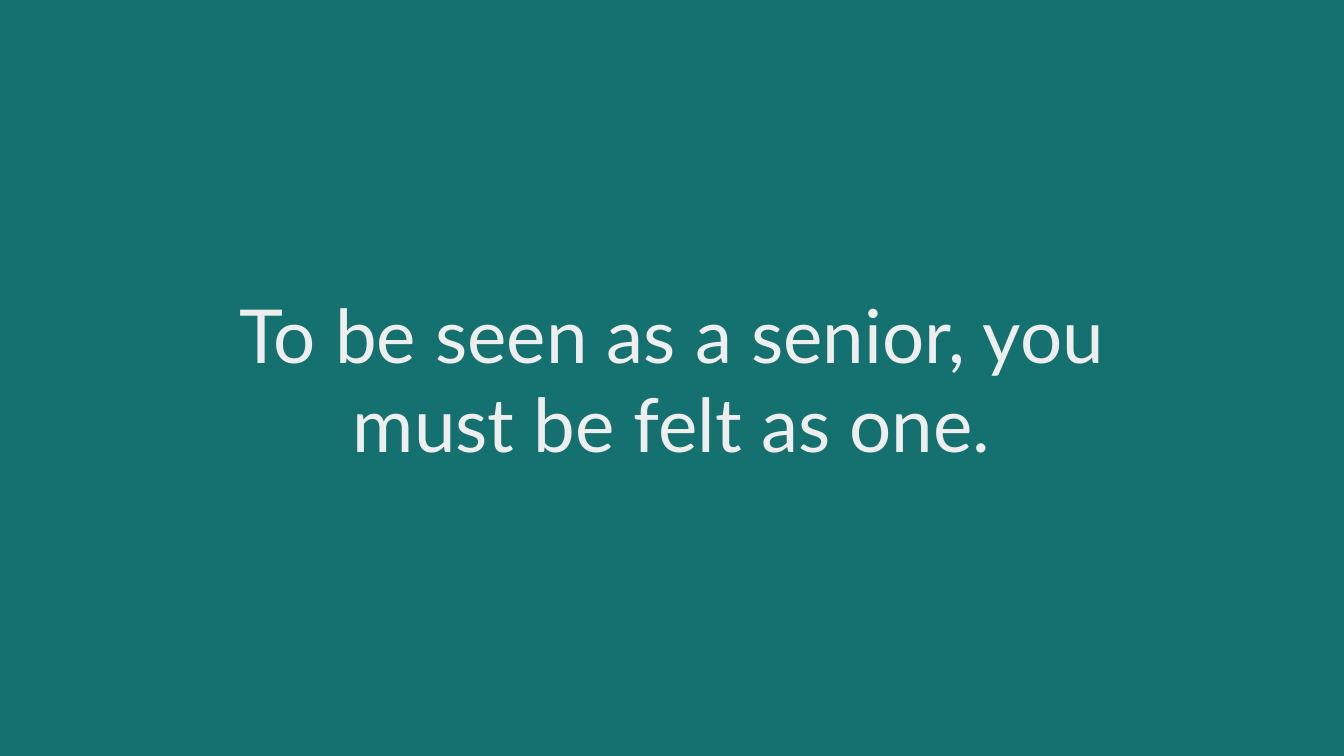
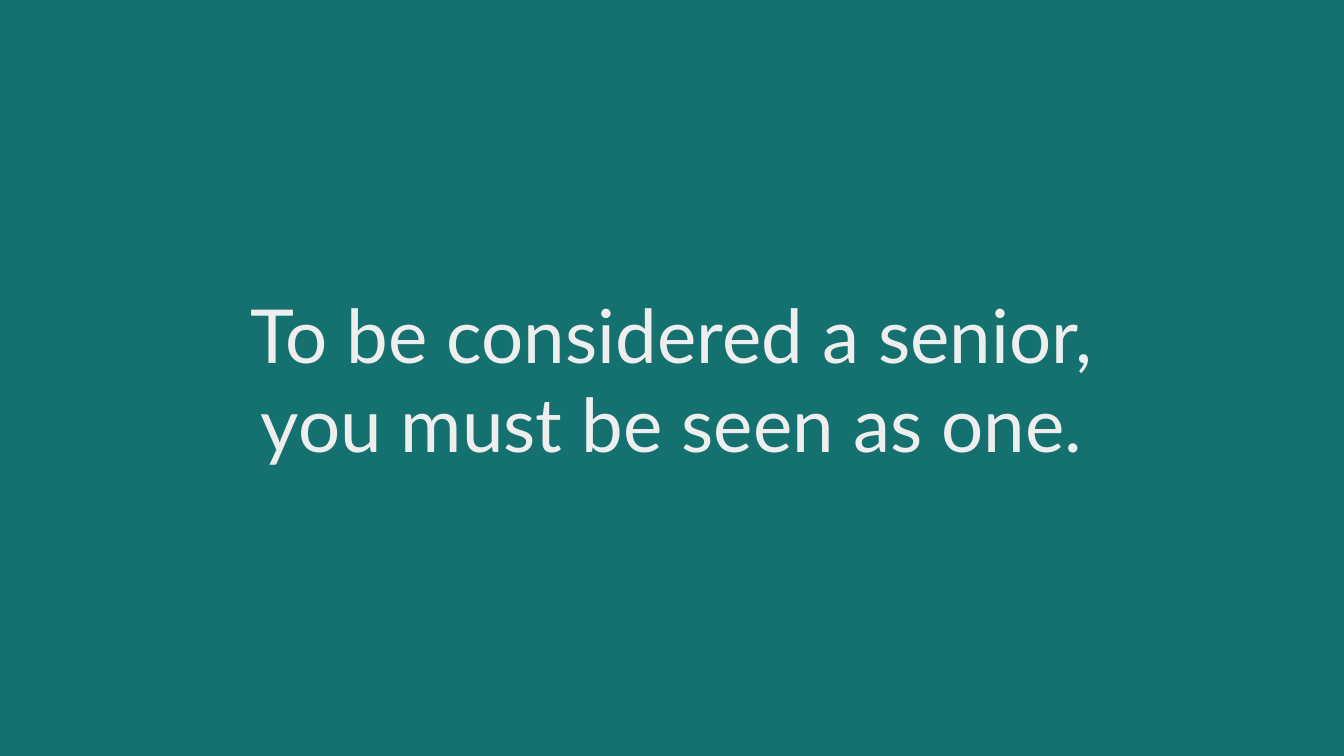
Before and after one commit to ex033067/configs, a slide deck: slide 6 of linux/auto-change-wallpaper/auto-wallpapers.odp. Drawn at 1344x756 pixels with LibreOffice and Linux fonts; fonts in the diff are those of the drawing. Boxes give left, top, right and bottom in pixels: in the first picture for what was removed or moved away, otherwise in the second. Text is boxed around its words. In the diff, an @@ line names an element or a change of style, - is before the commit and + after.

```diff
--- a/linux/auto-change-wallpaper/auto-wallpapers.odp
+++ b/linux/auto-change-wallpaper/auto-wallpapers.odp
@@ text at [250, 308, 1092, 465]: text changed @@
-To be seen as a senior, you must be felt as one.
+To be considered a senior, you must be seen as one.
```
Also in this commit, not shown: 1 other file.
